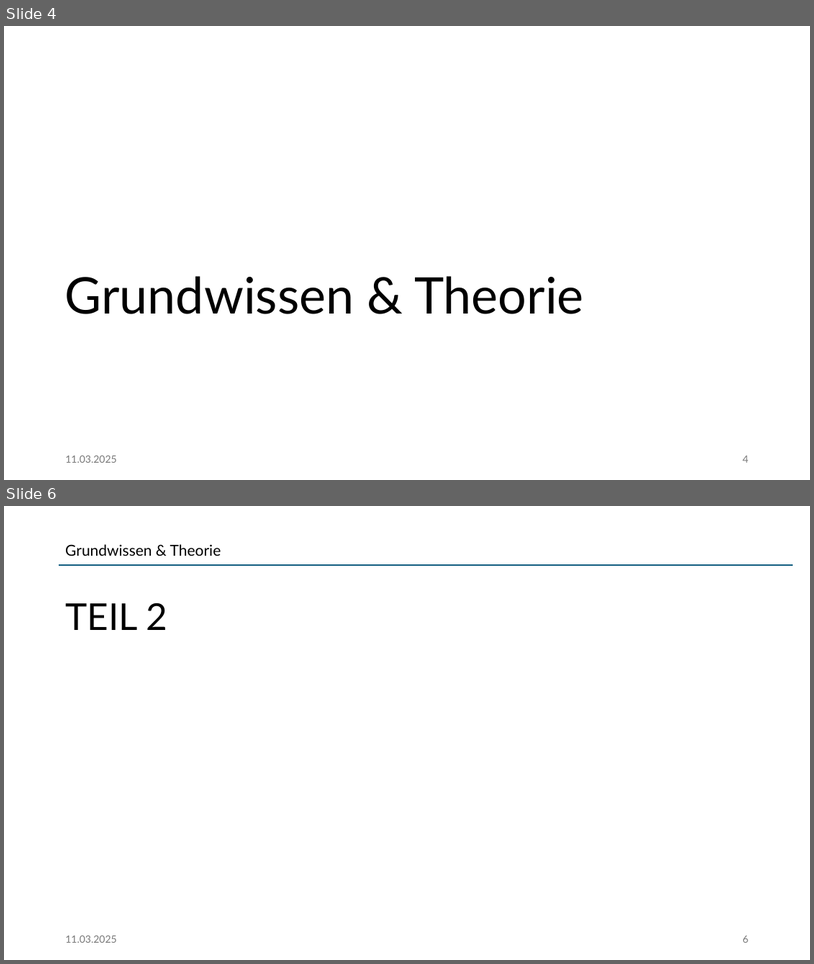
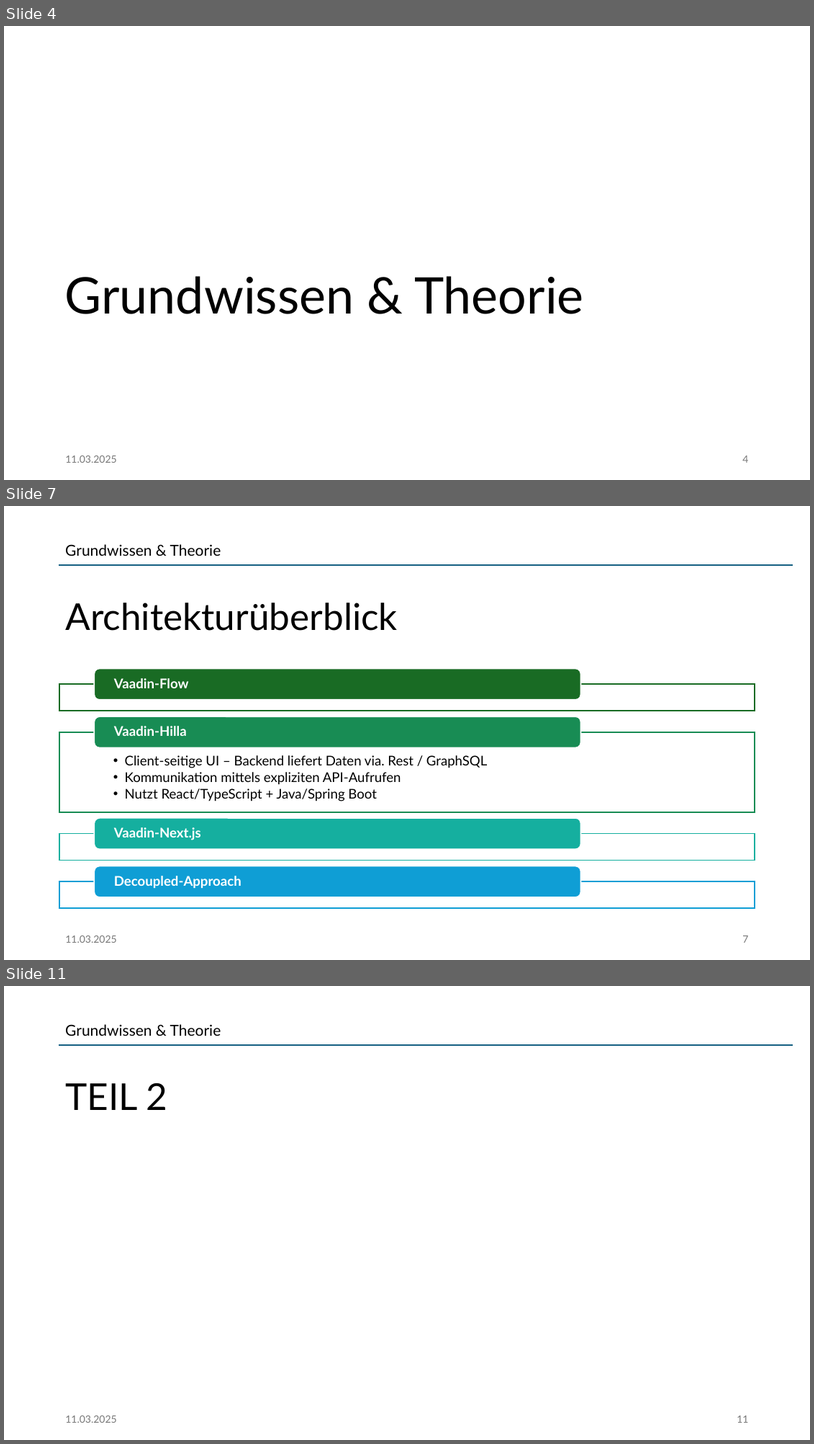
Before and after one commit to jonasaberger/DBI_JavaVaadin, a slide deck: 00_Docs/Projektpraesentation.pptx. Shown one above the other, each under a label of ours: slides 4 and 6 before the commit, slides 4, 7 and 11 after it; the slides between them are not shown. The pictures are 814x964 and 814x1444 pixels, drawn with LibreOffice and Linux fonts; fonts in the diff are those of the drawing. Boxes give left, top, right and bottom in pixels: in the first picture for what was removed or moved away, otherwise in the second. Text is boxed around its words. In the diff, an @@ line names an element or a change of style, - is before the commit and + after.

```diff
--- a/00_Docs/Projektpraesentation.pptx
+++ b/00_Docs/Projektpraesentation.pptx
@@ slide 7 added at (x1=4, y1=506, x2=810, y2=960), background #FFFFFF @@
@@ text added at (x1=65, y1=544, x2=221, y2=556), 18 pt, text #000000 @@
+Grundwissen & Theorie
@@ line added from (59, 565) to (793, 565), #156082 1.5 pt @@
@@ title added at (x1=65, y1=602, x2=398, y2=631), 44 pt, text #000000 @@
+Architekturüberblick
@@ group added at (x1=59, y1=668, x2=756, y2=908): 5 texts, 4 rectangles, 4 rounded rectangles @@
+Vaadin-Flow
+  • Client-seitige UI – Backend liefert Daten via. Rest / GraphSQL
+  • Kommunikation mittels expliziten API-Aufrufen
+  • Nutzt React/TypeScript + Java/Spring Boot
+Vaadin-Hilla
+Vaadin-Next.js
+Decoupled-Approach
@@ text added at (x1=65, y1=935, x2=116, y2=942), 12 pt, text #797979 @@
+11.03.2025
@@ page number added at (x1=743, y1=935, x2=748, y2=942), 12 pt, text #797979 @@
+7
@@ what was slide 6 is now slide 11 @@
@@ page number at (x1=737, y1=1415, x2=748, y2=1422): text changed @@
-6
+11
```
Also in this commit, not shown: 3 slides changed, 4 other slides added.
